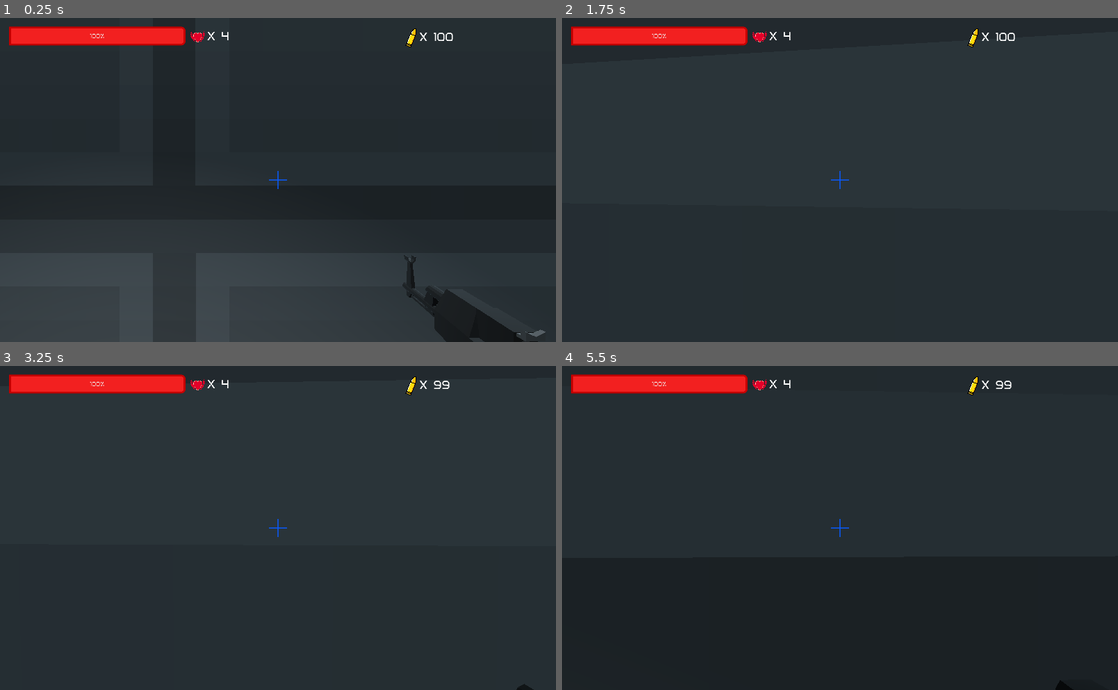
Above: before the commit, frames 1-4 (two rows, left to right).
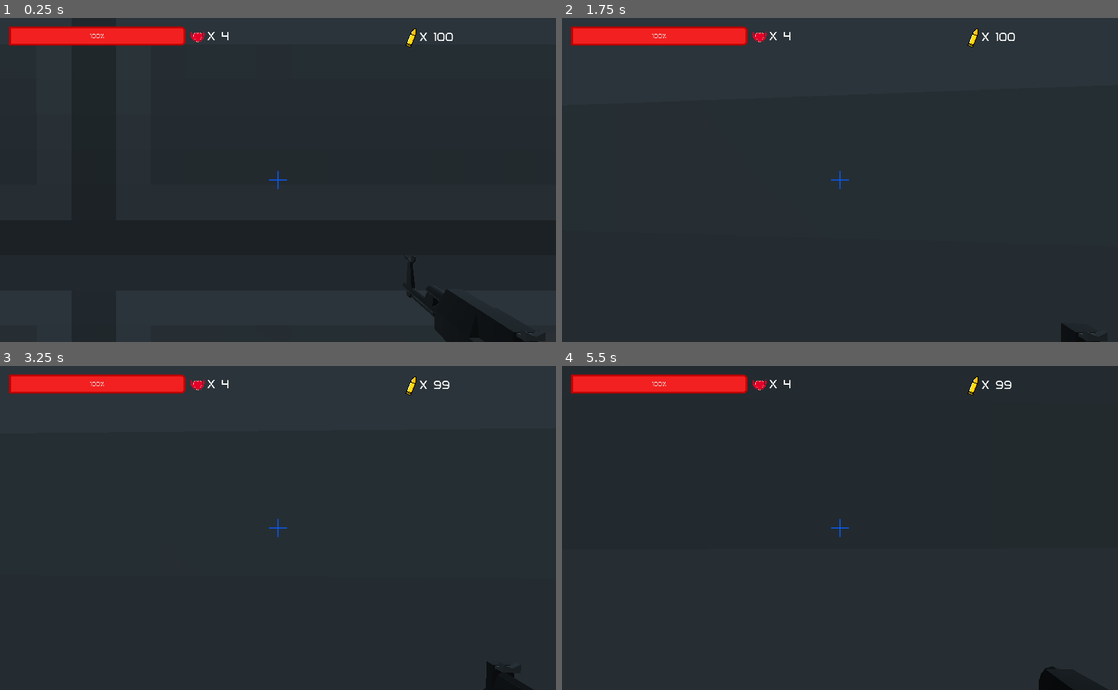
Above: after the commit, the same moments.

Repository: TheNoobBOBXD/Game2021
Game: Godot game, scene res://Scenes/Level3.tscn
Two runs of this game, one before a commit and one after it. Both use one fixed random seed, a clock stepped at 60 frames per second and the inputs below. This scene is started directly instead of the project's main scene.
Inputs (mouse positions are in pixels of both pictures, inside the frame that each line leads up to):
- Up to frame 1 (0.25 s): no input
- Up to frame 2 (1.75 s): tap Enter (ui_accept) at 0.5 s; move the mouse to (867, 180) at 0.52 s; hold W (move_forward) from 0.53 s (still down); tap Ctrl (crouch) at 0.6, 1.55 s; tap Space (jump) at 0.77, 1.52 s; move the mouse to (812, 180) at 1.27 s; tap E (Interact) at 1.35 s
- Up to frame 3 (3.25 s): keep holding W (move_forward); move the mouse to (289, 521) at 2.02 s; tap Ctrl (crouch) at 2.1, 3.05 s; move the mouse to (272, 534) at 2.77 s; click (272, 534) at 2.85 s; tap Space (jump) at 3.02 s
- Up to frame 4 (5.5 s): keep holding W (move_forward); tap Enter (ui_accept) at 3.5 s; move the mouse to (878, 531) at 3.52 s; tap 1 (weapon1) at 3.6 s; tap Space (jump) at 3.77, 4.52 s; tap Ctrl (crouch) at 3.8, 4.55, 5.1 s; move the mouse to (795, 524) at 4.27 s; tap 2 (weapon2) at 4.35 s; move the mouse to (845, 528) at 5.02 s

The runs differ from the first frame. In frame 1, 6.8% of the frame differs, in the area x 0-99%, y 72-100%; in frame 2, 0.2%; in frame 3, 0.4%; in frame 4, 0.2%.

Commit message:
added thingi
a

Diff:
--- a/PrisonEscape3D/Player/FPSscript.gd
+++ b/PrisonEscape3D/Player/FPSscript.gd
@@ -88,7 +88,7 @@
 #when crouch is pressed
 func crouch(delta):
 	print("crouch")
-	$CollisionShape.shape.height = 0.75 #makes it smaller - crouching like
+	$CollisionShape.shape.height = 0.69 #makes it smaller - crouching like
 	speed = 6.9 #~~memes~~ moves slower
 	mouse_sensitivity = 0.15 #look around slower
 	jump_power = 15 #can't jump as well
--- a/PrisonEscape3D/Scenes/Level3.tscn
+++ b/PrisonEscape3D/Scenes/Level3.tscn
@@ -1,8 +1,12 @@
-[gd_scene load_steps=9 format=2]
+[gd_scene load_steps=13 format=2]
 
 [ext_resource path="res://default_env.tres" type="Environment" id=1]
 [ext_resource path="res://3DScenes/Cube.tscn" type="PackedScene" id=2]
+[ext_resource path="res://3DScenes/1wall.tscn" type="PackedScene" id=3]
+[ext_resource path="res://3DScenes/secretwall.tscn" type="PackedScene" id=4]
+[ext_resource path="res://MYcreations/AmmoCrate.tscn" type="PackedScene" id=5]
 [ext_resource path="res://3DScenes/VeryLongPath.tscn" type="PackedScene" id=6]
+[ext_resource path="res://MYcreations/Medpack.tscn" type="PackedScene" id=7]
 [ext_resource path="res://3DScenes/levelchange.tscn" type="PackedScene" id=8]
 [ext_resource path="res://3DScenes/StartingRoomMaybe.tscn" type="PackedScene" id=9]
 [ext_resource path="res://TestingToMakeUI/SceneforUI/UserInterface.tscn" type="PackedScene" id=10]
@@ -14,11 +18,34 @@
 transform = Transform( 2.826, 0, 0, 0, 2.826, 0, 0, 0, 2.826, 0, 0, 0 )
 
 [node name="CoverCube" parent="." instance=ExtResource( 2 )]
-transform = Transform( -25.8, 8.74228e-08, 0, -2.25551e-06, -1, 0, 0, 0, 45.684, 18.7544, 2.96476, 0 )
-visible = false
+transform = Transform( 1.86145e-06, -6.3075e-15, 75.4054, -2.25551e-06, -1, 0, 25.8, -8.74228e-08, -1.99691e-06, 35.0318, 2.96476, 0 )
+
+[node name="Medpack" parent="." instance=ExtResource( 7 )]
+transform = Transform( -1, 0, -8.74228e-08, 0, 1, 0, 8.74228e-08, 0, -1, 7.71408, 0, 1.06157 )
+
+[node name="Medpack2" parent="." instance=ExtResource( 7 )]
+transform = Transform( -1, 0, -8.74228e-08, 0, 1, 0, 8.74228e-08, 0, -1, 6.29866, 0, 1.06157 )
+
+[node name="Medpack3" parent="." instance=ExtResource( 7 )]
+transform = Transform( -0.707107, 0, -0.707107, -0.353553, 0.866025, 0.353553, 0.612372, 0.5, -0.612372, 5.23708, 0, 0.353857 )
+
+[node name="Medpack4" parent="." instance=ExtResource( 7 )]
+transform = Transform( -0.707107, 0, 0.707107, -0.353553, 0.866025, -0.353553, -0.612372, -0.5, -0.612372, 5.23708, 0, 1.76929 )
+
+[node name="AmmoCrate" parent="." instance=ExtResource( 5 )]
+transform = Transform( 1, 0, 0, 0, 1, 0, 0, 0, 1, 7.431, 0.2477, 0.353857 )
+
+[node name="AmmoCrate5" parent="." instance=ExtResource( 5 )]
+transform = Transform( 1, 0, 0, 0, 1, 0, 0, 0, 1, 6.01557, 0.2477, 0.353857 )
+
+[node name="AmmoCrate2" parent="." instance=ExtResource( 5 )]
+transform = Transform( 1, 0, 0, 0, 1, 0, 0, 0, 1, 7.431, 0.2477, 1.76929 )
+
+[node name="AmmoCrate4" parent="." instance=ExtResource( 5 )]
+transform = Transform( 1, 0, 0, 0, 1, 0, 0, 0, 1, 6.12173, 0.2477, 1.76929 )
 
 [node name="Player" parent="." instance=ExtResource( 16 )]
-transform = Transform( 0.45, 0, 0, 0, 0.45, 0, 0, 0, 0.45, -0.754836, 1.16444, 0.624116 )
+transform = Transform( 0.5, 0, 0, 0, 0.5, 0, 0, 0, 0.5, -0.754836, 1.16444, 0.624116 )
 
 [node name="MeshInstance" parent="Player" index="1"]
 transform = Transform( 1, 0, 0, 0, -4.37114e-08, -1, 0, 1, -4.37114e-08, 0, 0.382064, 0 )
@@ -34,14 +61,29 @@
 material/0 = null
 
 [node name="SpotLight" type="SpotLight" parent="Lightbulb"]
-transform = Transform( 1.53728, 0, 0, 0, -1.63454e-07, 0.662695, 0, -3.73939, -9.2232e-07, -0.321029, 0.296734, -0.779938 )
-spot_range = 22.2
+transform = Transform( 1.53728, 0, 0, 0, -1.63454e-07, 0.662695, 0, -3.73939, -9.22321e-07, 7.67281, -1.4586, -0.779939 )
+light_color = Color( 0.0745098, 0.0117647, 0.0117647, 1 )
+light_energy = 13.444
+spot_range = 563.845
+spot_angle = 51.67
+
+[node name="Lightbulb2" type="MeshInstance" parent="."]
+transform = Transform( 0.174492, 0.348248, 0, -0.150124, 0.404776, 0, 0, 0, 0.0946297, 94.7821, 4.30807, 0.878099 )
+mesh = SubResource( 1 )
+material/0 = null
+
+[node name="SpotLight" type="SpotLight" parent="Lightbulb2"]
+transform = Transform( 1.53728, 0, 0, 0, -1.63454e-07, 0.662695, 0, -3.73939, -9.22321e-07, 14.8468, -0.647018, -0.779939 )
+light_color = Color( 0.556863, 0.415686, 0.415686, 1 )
+light_energy = 1.74
+spot_range = 563.845
+spot_angle = 51.67
 
 [node name="WorldEnvironment" type="WorldEnvironment" parent="."]
 environment = ExtResource( 1 )
 
 [node name="StartingRoomMaybe" parent="." instance=ExtResource( 9 )]
-transform = Transform( 1, 0, 0, 0, 1, 0, 0, 0, 1, -0.176929, 0, 0 )
+transform = Transform( 1, 0, 0, 0, 1, 0, 0, 0, 1, -0.460015, 0, 0.0707714 )
 
 [node name="VeryLongPath" parent="." instance=ExtResource( 6 )]
 transform = Transform( 4.2183e-08, 0, -1, 0, 1, 0, 1, 0, 4.2183e-08, 17.4098, 0, 1.06155 )
@@ -81,4 +123,28 @@
 [node name="levelchange" parent="." instance=ExtResource( 8 )]
 transform = Transform( -4.37114e-08, 0, -1, 0, 1, 0, 1, 0, -4.37114e-08, 90.7997, 0, 1.06157 )
 
+[node name="Cube005" parent="." instance=ExtResource( 3 )]
+transform = Transform( -4.37114e-08, 0, 1, 0, 1, 0, -1, 0, -4.37114e-08, 4.52937, 0, -0.920028 )
+
+[node name="Cube007" parent="." instance=ExtResource( 3 )]
+transform = Transform( -4.37114e-08, 0, 1, 0, 1, 0, -1, 0, -4.37114e-08, 4.60014, 1.20752, 1.06157 )
+
+[node name="Cube008" parent="." instance=ExtResource( 3 )]
+transform = Transform( -4.37114e-08, 0, 1, 0, 1, 0, -1, 0, -4.37114e-08, 8.56334, 1.20752, 1.06157 )
+
+[node name="Cube009" parent="." instance=ExtResource( 3 )]
+transform = Transform( 1.91069e-15, -1, -4.37114e-08, -4.37114e-08, -4.37114e-08, 1, -1, 0, -4.37114e-08, 8.56334, 1.20752, 1.06157 )
+
+[node name="Cube010" parent="." instance=ExtResource( 3 )]
+transform = Transform( 1.91069e-15, -1, -4.37114e-08, -4.37114e-08, -4.37114e-08, 1, -1, 0, -4.37114e-08, 6.54635, 1.20752, 1.06157 )
+
+[node name="Secretwall" parent="." instance=ExtResource( 4 )]
+transform = Transform( -4.37114e-08, 0, 1, 0, 1, 0, -1, 0, -4.37114e-08, 8.49257, -1.41543, 1.06157 )
+
+[node name="Secretwall2" parent="." instance=ExtResource( 4 )]
+transform = Transform( -4.37114e-08, 0, 1, 0, 1, 0, -1, 0, -4.37114e-08, 4.56476, -1.41543, 1.06157 )
+
+[node name="Cube006" parent="." instance=ExtResource( 3 )]
+transform = Transform( -4.37114e-08, 0, 1, 0, 1, 0, -1, 0, -4.37114e-08, 4.52937, 0, 3.04317 )
+
 [editable path="Player"]
